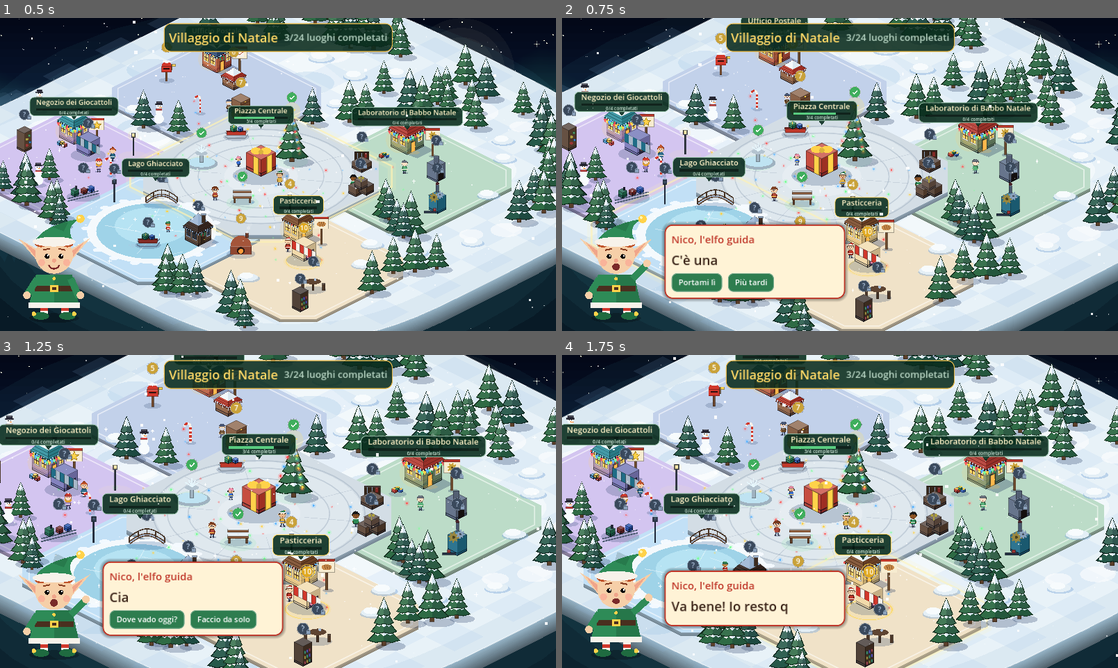
Above: before the commit, frames 1-4 (two rows, left to right).
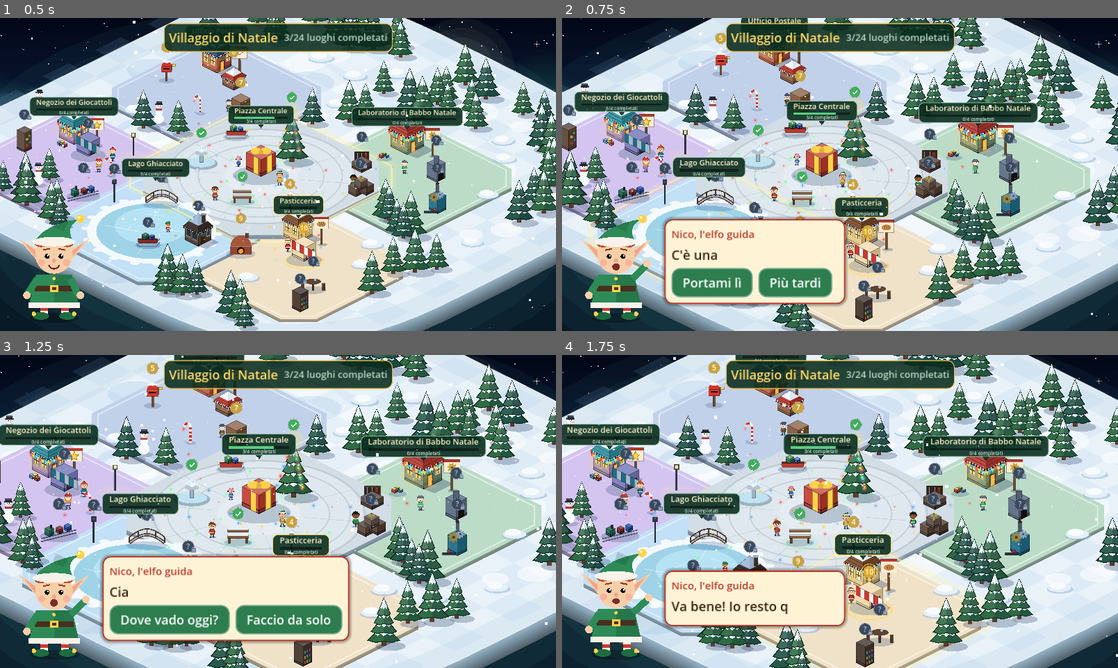
Above: after the commit, the same moments.

Repository: Senape15/christmas-wonderland
Game: Godot game, scene res://main.tscn
The game is run twice, just before and just after one commit, with the same random seed, the same clock (stepped at 60 frames per second) and the same inputs.
Inputs (mouse positions are in pixels of both pictures, inside the frame that each line leads up to):
- Up to frame 1 (0.5 s): no input
- Up to frame 2 (0.75 s): tap Enter at 0.5 s; drag from (617, 262) to (895, 105) at 0.52 s
- Up to frame 3 (1.25 s): no input
- Up to frame 4 (1.75 s): click "Faccio da solo" at 1.25 s

Frame 1 is identical in both runs. In frame 2, 4.5% of the frame differs, in the area x 18-52%, y 63-93%; in frame 3, 6.9%, in the area x 18-64%, y 63-93%; in frame 4, nothing differs.

Commit message:
app perfetta

Diff:
--- a/godot/christmas-village/main.gd
+++ b/godot/christmas-village/main.gd
@@ -125,7 +125,6 @@
 	Api.request_failed.connect(func(m):
 		_hide_loader()
 		_show("Ops", m, 0))
-	_setup_js_back()
 	Api.fetch_village()
 	_maybe_screenshot()
 
@@ -311,30 +310,38 @@
 
 # ---------------------------------------------------------------- interfaccia
 
-func _btn_style(bg: Color) -> StyleBoxFlat:
+func _btn_style(bg: Color, k := 1.0) -> StyleBoxFlat:
 	var s := StyleBoxFlat.new()
 	s.bg_color = bg
-	s.set_corner_radius_all(12)
+	s.set_corner_radius_all(int(round(12 * k)))
 	s.border_color = bg.lightened(0.35)
-	s.set_border_width_all(2)
-	s.content_margin_left = 16.0
-	s.content_margin_right = 16.0
-	s.content_margin_top = 8.0
-	s.content_margin_bottom = 8.0
+	s.set_border_width_all(int(round(2 * k)))
+	s.content_margin_left = 16.0 * k
+	s.content_margin_right = 16.0 * k
+	s.content_margin_top = 8.0 * k
+	s.content_margin_bottom = 8.0 * k
 	return s
 
 func _make_theme() -> Theme:
 	var th := Theme.new()
-	th.set_stylebox("normal", "Button", _btn_style(Color("2e7d4f")))
-	th.set_stylebox("hover", "Button", _btn_style(Color("3a9a62")))
-	th.set_stylebox("pressed", "Button", _btn_style(Color("1f5f3a")))
+	th.set_stylebox("normal", "Button", _btn_style(Color("2e7d4f"), ui_k))
+	th.set_stylebox("hover", "Button", _btn_style(Color("3a9a62"), ui_k))
+	th.set_stylebox("pressed", "Button", _btn_style(Color("1f5f3a"), ui_k))
 	th.set_stylebox("focus", "Button", StyleBoxEmpty.new())
 	th.set_color("font_color", "Button", Color.WHITE)
 	th.set_color("font_hover_color", "Button", Color.WHITE)
 	th.set_color("font_pressed_color", "Button", Color.WHITE)
-	th.set_font_size("font_size", "Button", 18)
+	th.set_font_size("font_size", "Button", int(round(18 * ui_k)))
 	th.set_font_size("font_size", "Label", 18)
 	return th
+
+func _apply_button_scale(k: float) -> void:
+	if ui_theme == null:
+		return
+	ui_theme.set_font_size("font_size", "Button", int(round(18 * k)))
+	ui_theme.set_stylebox("normal", "Button", _btn_style(Color("2e7d4f"), k))
+	ui_theme.set_stylebox("hover", "Button", _btn_style(Color("3a9a62"), k))
+	ui_theme.set_stylebox("pressed", "Button", _btn_style(Color("1f5f3a"), k))
 
 ## Su un telefono verticale il viewport 1280x720 viene scalato a ~0.34:
 ## i controlli in pixel sarebbero minuscoli. Questo fattore li riporta a
@@ -375,10 +382,13 @@
 		nico_text.custom_minimum_size = Vector2(240 * k, 0)
 	if nico_actions != null:
 		nico_actions.add_theme_constant_override("separation", int(round(8 * k)))
+	_apply_button_scale(k)
 	if header_title != null:
 		header_title.add_theme_font_size_override("font_size", int(round(18 * k)))
 	if header_sub != null:
 		header_sub.add_theme_font_size_override("font_size", int(round(14 * k)))
+		var w := float(JavaScriptBridge.eval("window.innerWidth"))
+		header_sub.visible = w <= 0.0 or w > 700.0
 	if nico_box != null:
 		nico_box.offset_left = 14.0 * k
 		nico_box.offset_right = 14.0 * k
@@ -457,15 +467,13 @@
 		# Il messaggio deve andare alla pagina padre, non all'iframe stessa.
 		JavaScriptBridge.eval("window.parent.postMessage({type:'wonderland:ready'}, window.location.origin)")
 
-## La pagina può chiedere il ritorno al villaggio con un messaggio.
-func _setup_js_back() -> void:
+## La pagina imposta un flag sul window dell'iframe: lo leggiamo a ogni frame.
+func _check_js_back() -> void:
 	if not OS.has_feature("web"):
 		return
-	var cb := JavaScriptBridge.create_callback(_on_js_back)
-	JavaScriptBridge.eval("window.addEventListener('message', function(e){ if(e.origin===window.location.origin && e.data && e.data.type==='wonderland:back'){ %s(e.data); } });" % cb)
-
-func _on_js_back(_args: Array) -> void:
-	_back_to_village()
+	if bool(JavaScriptBridge.eval("window.__wonderlandBack === true")):
+		JavaScriptBridge.eval("window.__wonderlandBack = false")
+		_back_to_village()
 
 func _post_view(view_name: String) -> void:
 	if OS.has_feature("web"):
@@ -1056,6 +1064,7 @@
 	return best
 
 func _process(_d: float) -> void:
+	_check_js_back()
 	ui_check_t += _d
 	if ui_check_t >= 0.5:
 		ui_check_t = 0.0
Not shown, changed: public/village/index.pck
Not shown, added: src/app/api/auth/login/route.ts
